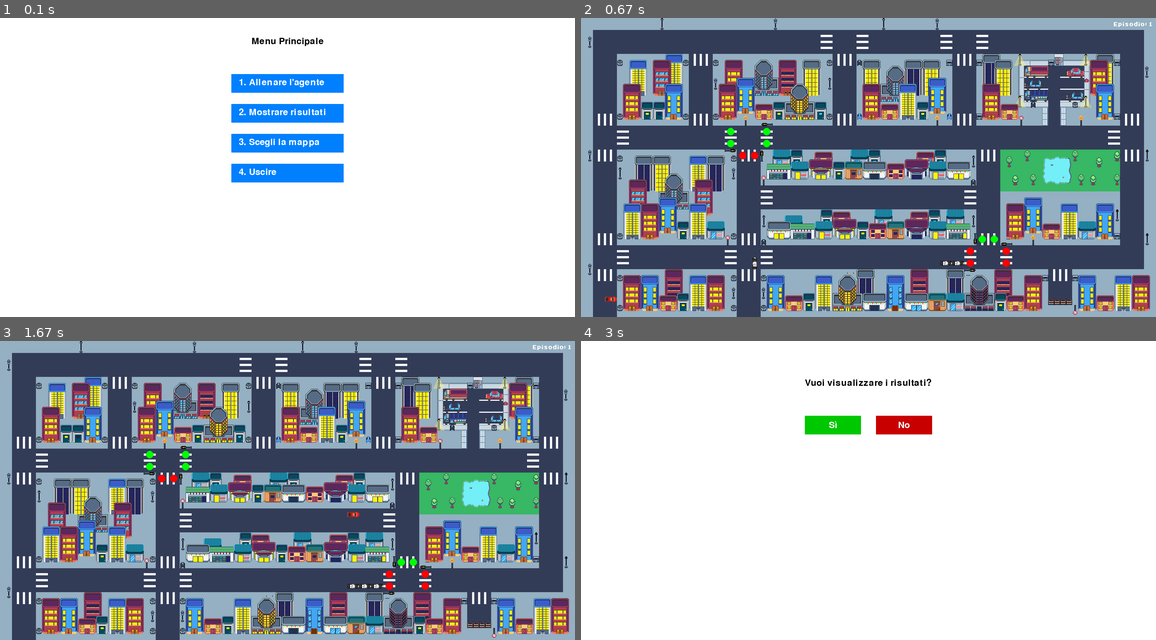
Above: before the commit, frames 1-4 (two rows, left to right).
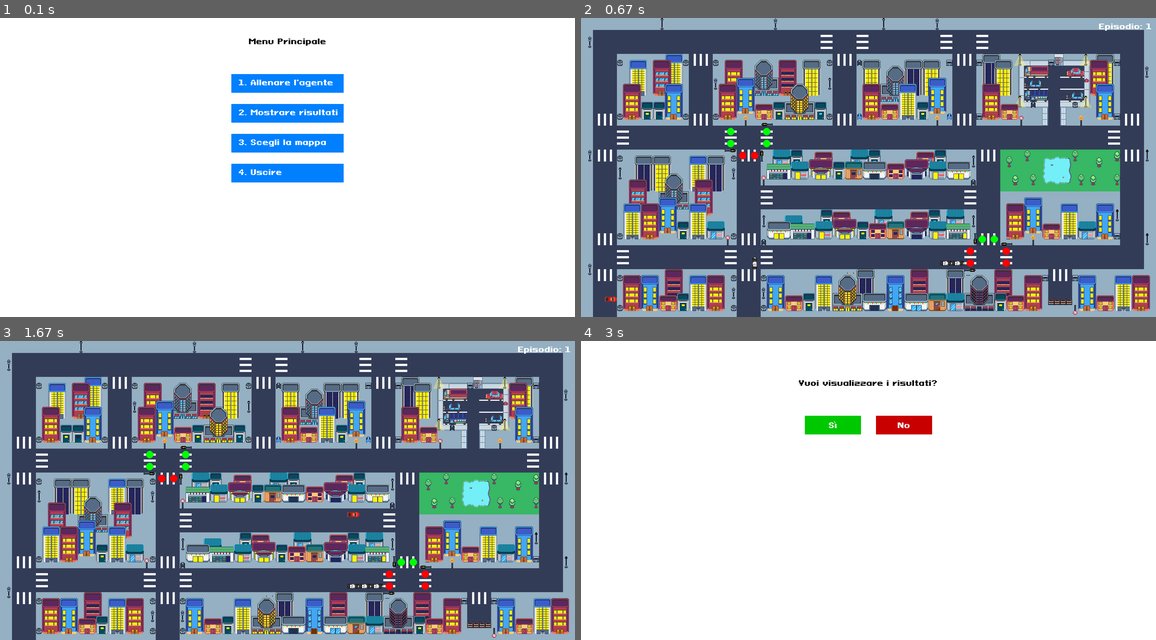
Above: after the commit, the same moments.

Repository: Luke-1310/Thesis
Game: pygame game, started from Progetto Tesi Privitera/q_learning_training.py
The game is run twice, just before and just after one commit, with the same random seed, the same clock (stepped at 60 frames per second) and the same inputs.
Inputs (mouse positions are in pixels of both pictures, inside the frame that each line leads up to):
- Up to frame 1 (0.1 s): no input
- Up to frame 2 (0.67 s): click (868, 83) at 0.38 s
- Up to frame 3 (1.67 s): no input
- Up to frame 4 (3 s): click (730, 430) at 2.22 s; click (874, 523) at 2.55 s; click (1087, 604) at 2.88 s

The runs differ from the first frame. In frame 1, 0.8% of the frame differs, in the area x 41-59%, y 6-53%; in frame 2, 0.1%; in frame 3, 0.1%; in frame 4, 0.3%.

Commit message:
cambio font

Diff:
--- a/Progetto Tesi Privitera/environments/map1_environment.py
+++ b/Progetto Tesi Privitera/environments/map1_environment.py
@@ -61,7 +61,7 @@
 
         # Font
         pygame.font.init()
-        self.font = pygame.font.Font('Progetto Tesi Privitera/assets/8-Bit-Madness.ttf', 24)
+        self.font = pygame.font.Font('Progetto Tesi Privitera/assets/PixeloidSansBold.ttf', 20)
 
 
     def create_grid(self):
--- a/Progetto Tesi Privitera/environments/map2_environment.py
+++ b/Progetto Tesi Privitera/environments/map2_environment.py
@@ -59,7 +59,7 @@
 
         # Font
         pygame.font.init()
-        self.font = pygame.font.Font('Progetto Tesi Privitera/assets/8-Bit-Madness.ttf', 24)
+        self.font = pygame.font.Font('Progetto Tesi Privitera/assets/PixeloidSansBold.ttf', 20)
 
 
     def create_grid(self):
--- a/Progetto Tesi Privitera/q_learning_training.py
+++ b/Progetto Tesi Privitera/q_learning_training.py
@@ -312,7 +312,7 @@
     pygame.display.set_caption("Simulatore Agente")
 
     pygame.event.pump()# Forza aggiornamento della finestra
-    font = pygame.font.SysFont(None, 36)
+    font =  pygame.font.Font("Progetto Tesi Privitera/assets/PixeloidSansBold.ttf", 20)
 
     env = Map1Environment(48, 25, 32, screen)
     running = True
Binary file added: Progetto Tesi Privitera/assets/PixeloidSans.ttf
Binary file added: Progetto Tesi Privitera/assets/PixeloidSansBold.ttf
